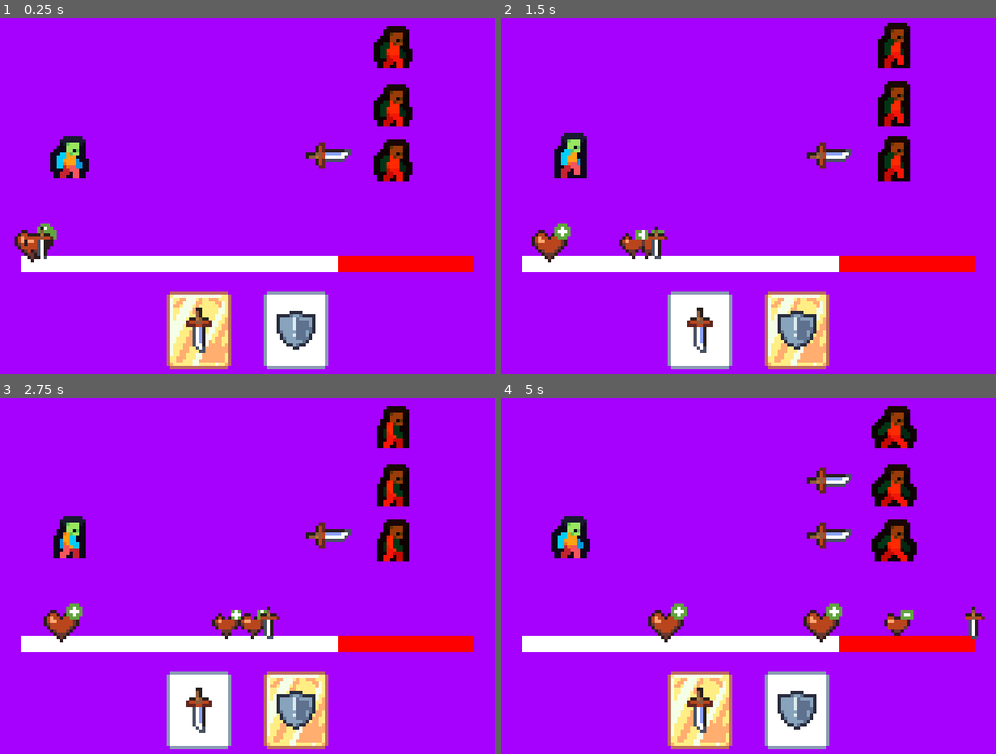
Above: before the commit, frames 1-4 (two rows, left to right).
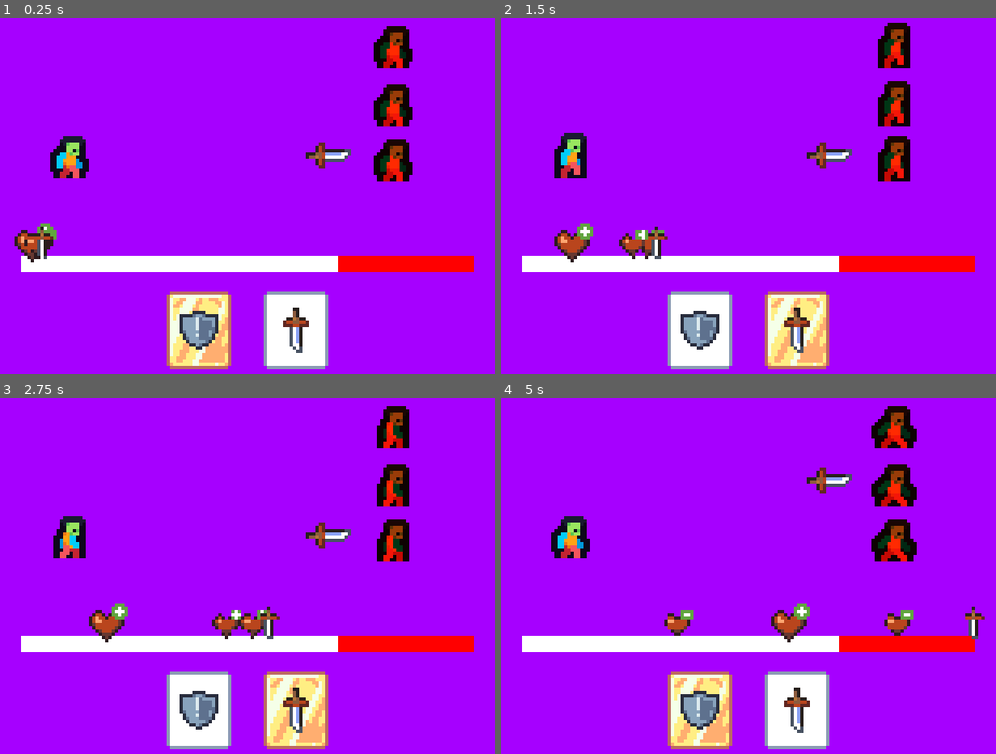
Above: after the commit, the same moments.

Repository: JohnathanRH/GBJAM
Game: Godot game, scene res://screens/main_game.tscn
Same seed, same stepped clock (60 frames per second), same inputs: the game is played once before the commit and once after it.
Inputs:
- Up to frame 1 (0.25 s): no input
- Up to frame 2 (1.5 s): tap Enter (A) at 0.5, 1.35 s; hold D (pad_right) 0.53-1.28 s; hold Enter (A) 0.53-1.28 s; hold S (pad_down) from 1.28 s (still down)
- Up to frame 3 (2.75 s): release S (pad_down) at 2.03 s; hold D (pad_right) from 2.03 s (still down); hold Enter (A) from 2.03 s (still down)
- Up to frame 4 (5 s): release D (pad_right) at 2.78 s; release Enter (A) at 2.78 s; hold W (pad_up) 2.78-3.53 s; tap Enter (A) at 2.85, 4.35 s; hold Enter (A) 3.53-4.28 s; hold A (pad_left) from 3.53 s (still down)

The runs differ from the first frame. In frame 1, 1.4% of the frame differs, in the area x 36-64%, y 81-95%; in frame 2, 2.3%; in frame 3, 2.4%; in frame 4, 3.2%, in the area x 29-71%, y 35-95%.

Commit message:
Put deck into player resource

Diff:
--- a/wild-west/common/classes/entities.gd
+++ b/wild-west/common/classes/entities.gd
@@ -22,6 +22,7 @@
 	add_to_group("entities")
 
 func _ready() -> void:
+	print("AOIDISJFIOASJDFPIU")
 	mirror_entity_resource()
 	play()
 
--- /dev/null
+++ b/wild-west/common/resources/player_resource.gd
@@ -0,0 +1,4 @@
+extends EntityResource
+class_name PlayerResource
+
+@export var bullets: Array[BulletResource]
--- a/wild-west/entities/player/bullet_pick_control.gd
+++ b/wild-west/entities/player/bullet_pick_control.gd
@@ -6,7 +6,9 @@
 	set = set_pointer
 
 func _ready() -> void:
-	#var button: BulletButton = container.get_child(0)
+	container.ready.connect(_on_container_ready)
+
+func _on_container_ready() -> void:
 	player.selected_bullet = container.select(0)
 
 func _unhandled_input(event: InputEvent) -> void:
--- /dev/null
+++ b/wild-west/entities/player/default.tres
@@ -0,0 +1,15 @@
+[gd_resource type="Resource" script_class="PlayerResource" format=3 uid="uid://bp4b74uqyp4qa"]
+
+[ext_resource type="Script" uid="uid://c0lodpuau3xw2" path="res://common/resources/bullet.gd" id="1_dep3k"]
+[ext_resource type="Resource" uid="uid://cl17as3rpqntr" path="res://props/bullets/damage_bullet/45magnum.tres" id="2_4rtdq"]
+[ext_resource type="Resource" uid="uid://cvjc7kff05eej" path="res://props/bullets/damage_bullet/9mm.tres" id="3_haitf"]
+[ext_resource type="Texture2D" uid="uid://c4nquys7l0ukl" path="res://assets/TESTONLY/symbol_slash.png" id="4_c11tb"]
+[ext_resource type="Script" uid="uid://ccpfjmgwt8haq" path="res://common/resources/player_resource.gd" id="5_pss8w"]
+
+[resource]
+script = ExtResource("5_pss8w")
+bullets = Array[ExtResource("1_dep3k")]([ExtResource("2_4rtdq"), ExtResource("3_haitf")])
+hp = 10.0
+safe_segment = 0.7
+gauge_icon = ExtResource("4_c11tb")
+metadata/_custom_type_script = "uid://dwfgbovhpre8f"
--- a/wild-west/entities/player/player.gd
+++ b/wild-west/entities/player/player.gd
@@ -1,7 +1,7 @@
 extends Entity
 class_name Player
 
-@export var bullets: Array[BulletResource]
+var bullets: Array[BulletResource]
 @export var bullet_container: BulletsContainer
 
 var selected_bullet: BulletResource:
@@ -10,10 +10,6 @@
 
 signal bullet_selected
 #signal target_selected
-
-#func _ready() -> void:
-	#super._ready()
-	#selected_bullet = bullets[0]
 
 func fire_bullet() -> void:
 	for bullet_btn: BulletButton in bullet_container.get_children():
@@ -30,3 +26,7 @@
 
 func manual_fire() -> void:
 	pass
+
+func mirror_entity_resource() -> void:
+	super.mirror_entity_resource()
+	bullets = entity_resource.bullets
--- a/wild-west/entities/player/player.tres
+++ /dev/null
@@ -1,14 +0,0 @@
-[gd_resource type="Resource" script_class="EntityResource" format=3 uid="uid://bp4b74uqyp4qa"]
-
-[ext_resource type="Script" uid="uid://c0lodpuau3xw2" path="res://common/resources/bullet.gd" id="1_5m764"]
-[ext_resource type="Resource" uid="uid://dulgcwk5ykdbo" path="res://props/bullets/damage_bullet/22lr.tres" id="2_3cha7"]
-[ext_resource type="Script" uid="uid://dwfgbovhpre8f" path="res://common/resources/entity.gd" id="3_3cha7"]
-[ext_resource type="Texture2D" uid="uid://c4nquys7l0ukl" path="res://assets/TESTONLY/symbol_slash.png" id="3_l7x4c"]
-
-[resource]
-script = ExtResource("3_3cha7")
-hp = 10.0
-bullets = Array[ExtResource("1_5m764")]([ExtResource("2_3cha7")])
-safe_segment = 0.7
-gauge_icon = ExtResource("3_l7x4c")
-metadata/_custom_type_script = "uid://dwfgbovhpre8f"
--- a/wild-west/entities/player/player.tscn
+++ b/wild-west/entities/player/player.tscn
@@ -2,7 +2,7 @@
 
 [ext_resource type="Texture2D" uid="uid://gm4ycwjyvw54" path="res://assets/TESTONLY/2DPCT_Walk.png" id="1_abrql"]
 [ext_resource type="Script" uid="uid://bd86081xkxcfn" path="res://entities/player/player.gd" id="2_abrql"]
-[ext_resource type="Resource" uid="uid://bp4b74uqyp4qa" path="res://entities/player/player.tres" id="3_sglur"]
+[ext_resource type="Resource" uid="uid://bp4b74uqyp4qa" path="res://entities/player/default.tres" id="3_sglur"]
 [ext_resource type="PackedScene" uid="uid://dltujqffb3gm4" path="res://entities/player/enemy_pick_control.tscn" id="4_bls4j"]
 [ext_resource type="PackedScene" uid="uid://bxxpunf4e5xt5" path="res://entities/player/bullet_pick_control.tscn" id="5_fkugw"]
 
--- a/wild-west/screens/main_game.tscn
+++ b/wild-west/screens/main_game.tscn
@@ -3,9 +3,6 @@
 [ext_resource type="PackedScene" uid="uid://d38lxq2d0n56j" path="res://entities/player/player.tscn" id="1_hs5nc"]
 [ext_resource type="PackedScene" uid="uid://dl5grlf6nqrtr" path="res://common/gauge_bar/gauge_bar.tscn" id="2_hs5nc"]
 [ext_resource type="PackedScene" uid="uid://dnmrl758eac4u" path="res://entities/enemy/enemy.tscn" id="2_phyky"]
-[ext_resource type="Script" uid="uid://c0lodpuau3xw2" path="res://common/resources/bullet.gd" id="3_bq5v2"]
-[ext_resource type="Resource" uid="uid://cl17as3rpqntr" path="res://props/bullets/damage_bullet/45magnum.tres" id="4_cuh3k"]
-[ext_resource type="Resource" uid="uid://cvjc7kff05eej" path="res://props/bullets/damage_bullet/9mm.tres" id="4_eljhn"]
 [ext_resource type="PackedScene" uid="uid://cqqof33xxdhtc" path="res://props/bullet_container/bullets_container.tscn" id="7_bq5v2"]
 [ext_resource type="Texture2D" uid="uid://cjcl2srddwsmg" path="res://assets/TESTONLY/symbol_heal.png" id="8_pys20"]
 [ext_resource type="Texture2D" uid="uid://gm4ycwjyvw54" path="res://assets/TESTONLY/2DPCT_Walk.png" id="8_q5ngc"]
@@ -113,14 +110,6 @@
 scale = Vector2(162.5, 148.5)
 texture = SubResource("PlaceholderTexture2D_s1fef")
 
-[node name="BulletsContainer" parent="." unique_id=1487478112 instance=ExtResource("7_bq5v2")]
-offset_left = 12.0
-offset_top = 112.0
-offset_right = 152.0
-offset_bottom = 136.0
-theme_override_constants/separation = 10
-alignment = 1
-
 [node name="GaugeBar" parent="." unique_id=850369798 instance=ExtResource("2_hs5nc")]
 position = Vector2(12, 101)
 duration = 5.0
@@ -140,5 +129,12 @@
 
 [node name="Player" parent="." unique_id=1634526488 node_paths=PackedStringArray("bullet_container") instance=ExtResource("1_hs5nc")]
 position = Vector2(27.000008, 69.000015)
-bullets = Array[ExtResource("3_bq5v2")]([ExtResource("4_eljhn"), ExtResource("4_cuh3k")])
 bullet_container = NodePath("../BulletsContainer")
+
+[node name="BulletsContainer" parent="." unique_id=1487478112 instance=ExtResource("7_bq5v2")]
+offset_left = 12.0
+offset_top = 112.0
+offset_right = 152.0
+offset_bottom = 136.0
+theme_override_constants/separation = 10
+alignment = 1
Not shown, added: wild-west/common/resources/player_resource.gd.uid
